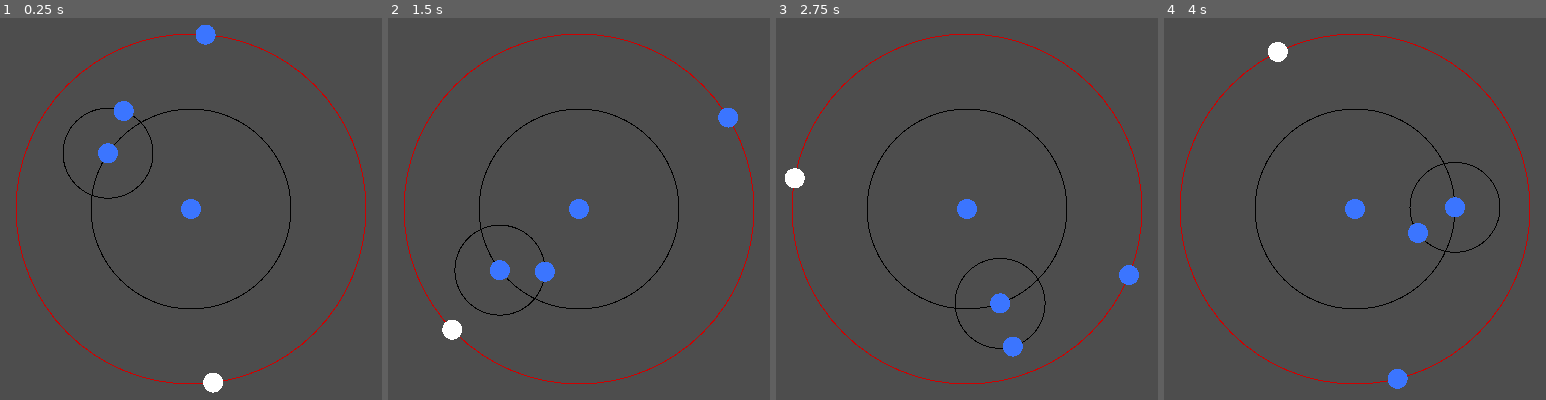
Above: before the commit, frames 1-4 (left to right).
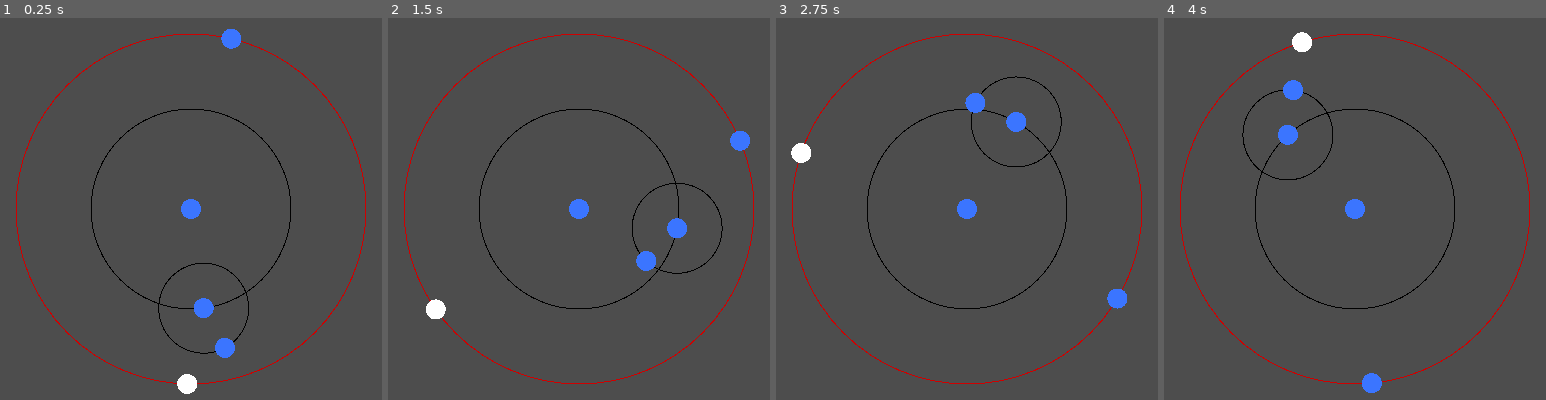
Above: after the commit, the same moments.

Repository: gazzythehag/GameJam2025
Game: Godot game, scene res://scenes/testscene.tscn
Two runs of this game, one before a commit and one after it. Both use one fixed random seed, a clock stepped at 60 frames per second and the inputs below.
Inputs:
- Up to frame 1 (0.25 s): no input
- Up to frame 2 (1.5 s): hold Up (ui_up) 0.53-1.28 s; hold Down (ui_down) from 1.28 s (still down)
- Up to frame 3 (2.75 s): release Down (ui_down) at 2.03 s; hold Up (ui_up) from 2.03 s (still down)
- Up to frame 4 (4 s): release Up (ui_up) at 3.53 s; hold Down (ui_down) from 3.53 s (still down)

The runs differ from the first frame. In frame 1, 2.1% of the frame differs, in the area x 16-66%, y 1-99%; in frame 2, 2.1%; in frame 3, 2.1%; in frame 4, 2.1%, in the area x 20-88%, y 3-99%.

Commit message:
updated TODO.txt

Diff:
--- a/scenes/testscene.tscn
+++ b/scenes/testscene.tscn
@@ -14,8 +14,8 @@
 mode = 2
 
 [node name="moon_center" parent="moon_center/orbit" instance=ExtResource("1_qj3mv")]
-position = Vector2(-66.6734, -74.5296)
-loop_progress = -2521.97
+position = Vector2(-12.2323, 99.249)
+loop_progress = -100.654
 
 [node name="orbit2" parent="moon_center/orbit/moon_center" instance=ExtResource("2_vhqwi")]
 orbit_radius = 45
@@ -23,8 +23,8 @@
 mode = 1
 
 [node name="moon_center" parent="moon_center/orbit/moon_center/orbit2" instance=ExtResource("1_qj3mv")]
-position = Vector2(4.77783, -44.7456)
-loop_progress = -6952.45
+position = Vector2(30.5442, 33.0462)
+loop_progress = -9373.77
 
 [node name="orbit3" parent="moon_center" instance=ExtResource("2_vhqwi")]
 orbit_radius = 175
@@ -33,10 +33,10 @@
 mode = 1
 
 [node name="moon_center" parent="moon_center/orbit3" instance=ExtResource("1_qj3mv")]
-position = Vector2(-18.0885, -174.063)
-loop_progress = -6399.32
+position = Vector2(7.43776, -174.842)
+loop_progress = -8215.31
 
 [node name="Player" parent="moon_center/orbit3" instance=ExtResource("3_xjd0h")]
-position = Vector2(54.1162, 166.422)
+position = Vector2(29.3184, 172.527)
 max_distance = 75.0
-loop_progress = -5868.18
+loop_progress = -7684.17
Not shown, changed: TODO.txt
